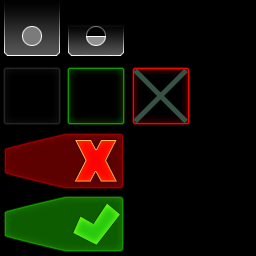
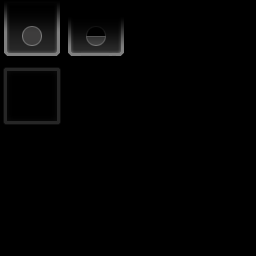
Before/after of a w=256, h=256 layered artwork. What changed in the layer stack:
added layer "Layer 5" (50%) above "Layer 4" over [4, 1, 124, 56]
added layer "Layer 4" above "Layer 3 copy" over [4, 1, 124, 48]
painted on "Layer 2 copy 2" over [68, 18, 124, 27]
removed layer "Shape 5 copy" over [133, 68, 188, 124]
removed layer "Layer 2 copy 4" over [133, 68, 189, 124]
removed layer "Layer 2 copy 3" (was 60%) over [68, 68, 124, 124]
removed layer "Shape 4" over [74, 140, 117, 182]
removed layer "Shape 3" (was 60%) over [5, 134, 123, 188]
removed layer "Shape 1 copy" over [73, 203, 120, 245]
removed layer "Shape 3 copy" (was 60%) over [5, 197, 123, 251]
